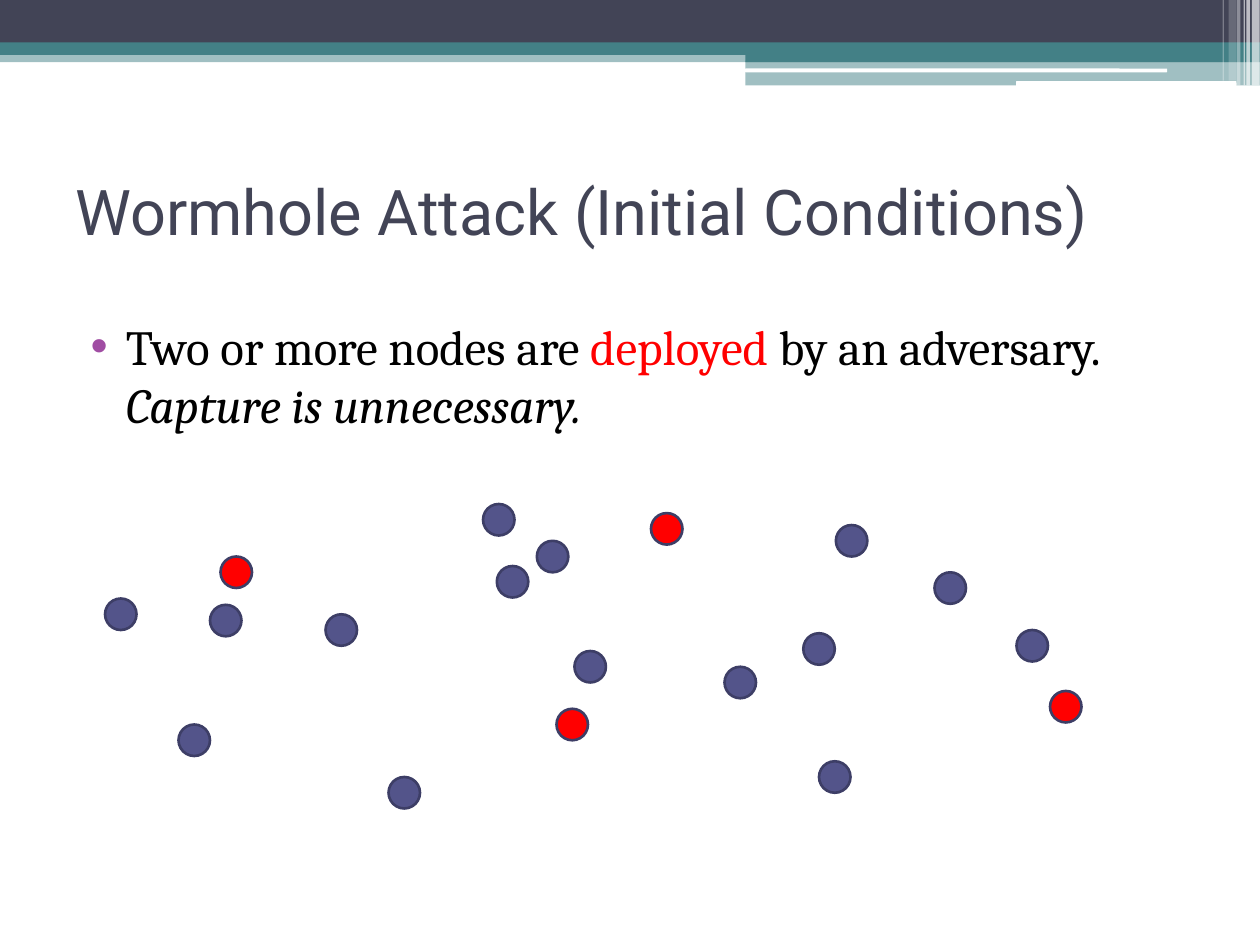
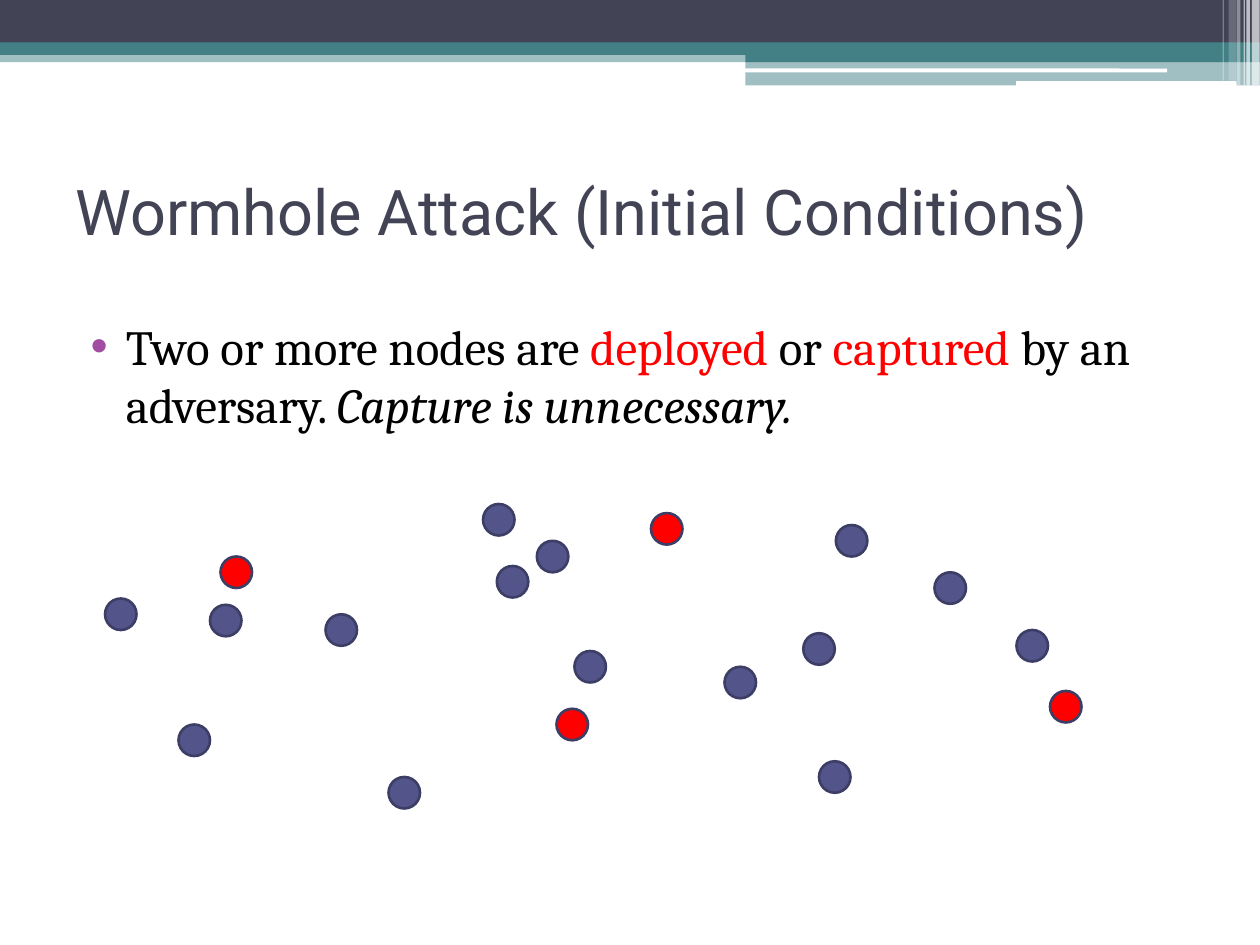
Before and after one commit to gdr34b/netsecproject, a slide deck: slide 7 of final_presentation/final_presentation.pptx. Drawn at 1260x945 pixels with LibreOffice and Linux fonts; fonts in the diff are those of the drawing. Boxes give left, top, right and bottom in pixels: in the first picture for what was removed or moved away, otherwise in the second. Text is boxed around its words. In the diff, an @@ line names an element or a change of style, - is before the commit and + after.

```diff
--- a/final_presentation/final_presentation.pptx
+++ b/final_presentation/final_presentation.pptx
@@ text at box(126, 331, 1130, 434): text changed @@
-• Two or more nodes are deployed by an adversary. Capture is unnecessary.
+• Two or more nodes are deployed or captured by an adversary. Capture is unnecessary.
```
Also in this commit, not shown: 4 other slides changed, 2 slides added.
